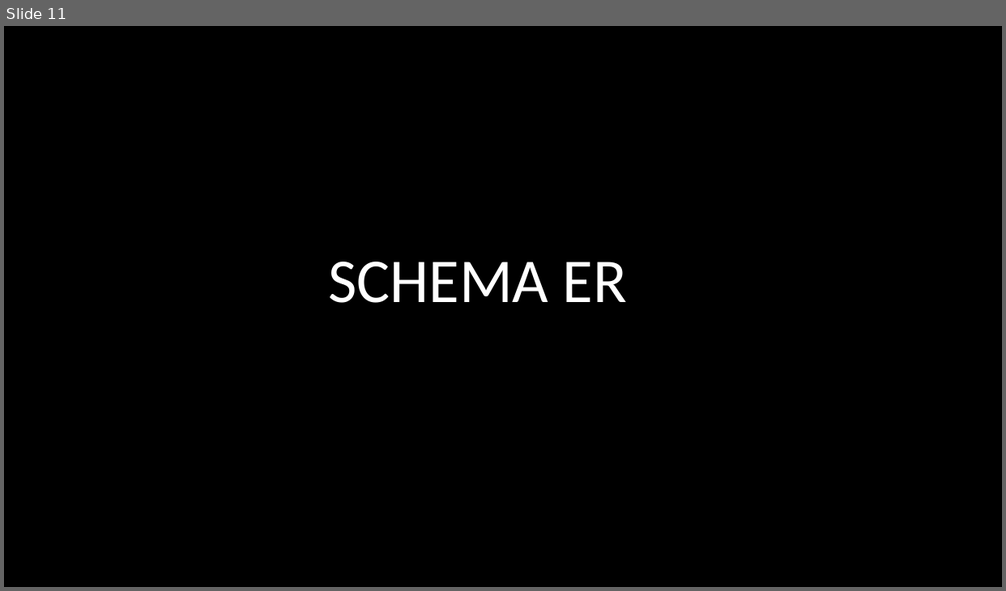
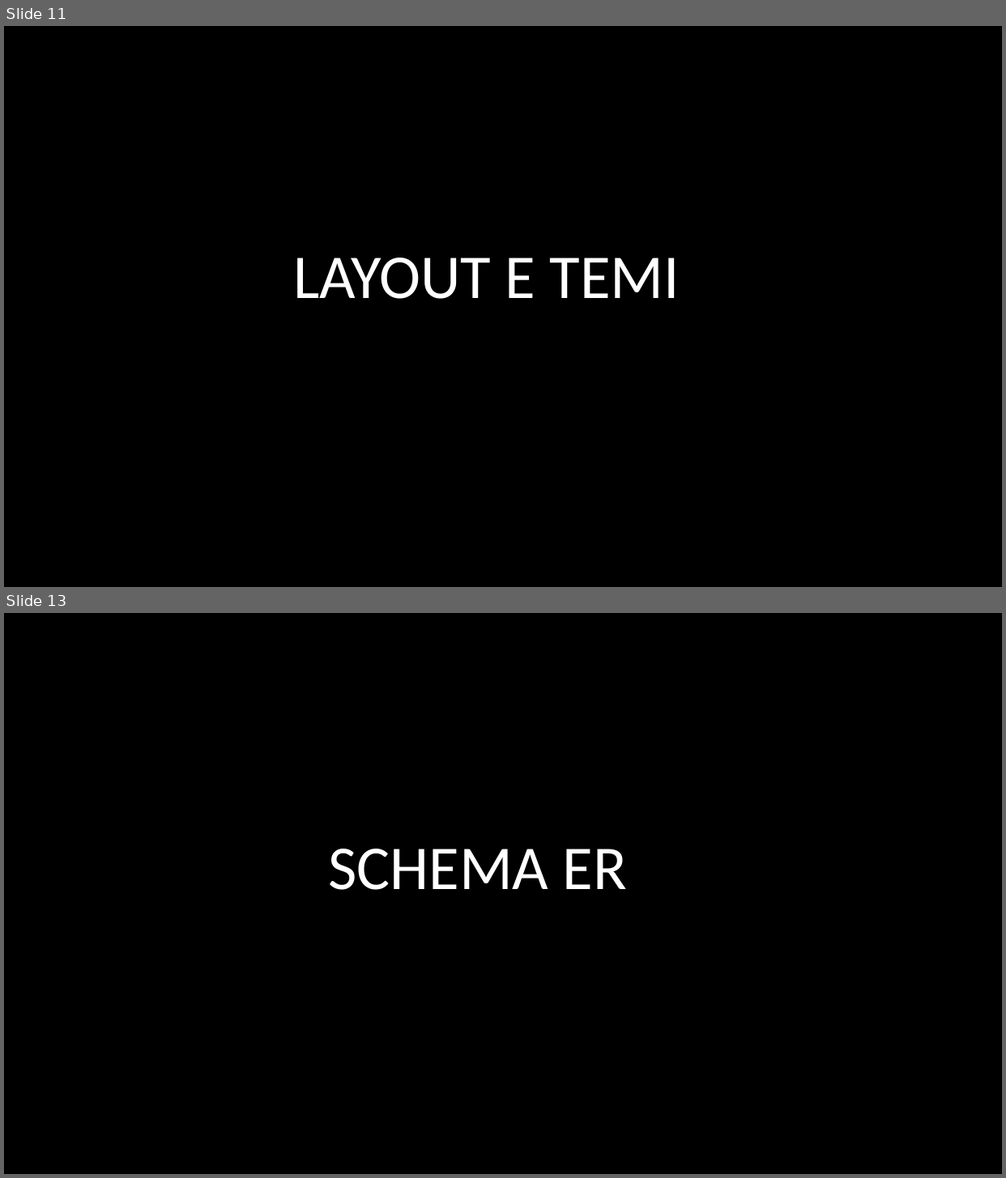
Before and after one commit to DrRek/ProgettoPW, a slide deck: Presentazione/Presentazione Progetto.pptx. Shown one above the other, each under a label of ours: slide 11 before the commit, slides 11 and 13 after it; the slides between them are not shown. The pictures are 1006x591 and 1006x1178 pixels, drawn with LibreOffice and Linux fonts; fonts in the diff are those of the drawing. Boxes give left, top, right and bottom in pixels: in the first picture for what was removed or moved away, otherwise in the second. Text is boxed around its words. In the diff, an @@ line names an element or a change of style, - is before the commit and + after.

Commit message:
Presentazione QUASI completa
Se avete tempo o domattina visionatela e continuatela (perchè non so
come fare le diapositive per il layout e come scrivere la divisione del
lavoro fra membri del team).

```diff
--- a/Presentazione/Presentazione Progetto.pptx
+++ b/Presentazione/Presentazione Progetto.pptx
@@ slide 11 added at bbox=[4, 26, 1002, 587], background #000000 @@
@@ title added at bbox=[293, 258, 680, 299], 60 pt, text #FFFFFF @@
+LAYOUT E TEMI
@@ what was slide 11 is now slide 13 @@
```
Also in this commit, not shown: 8 other slides added.
